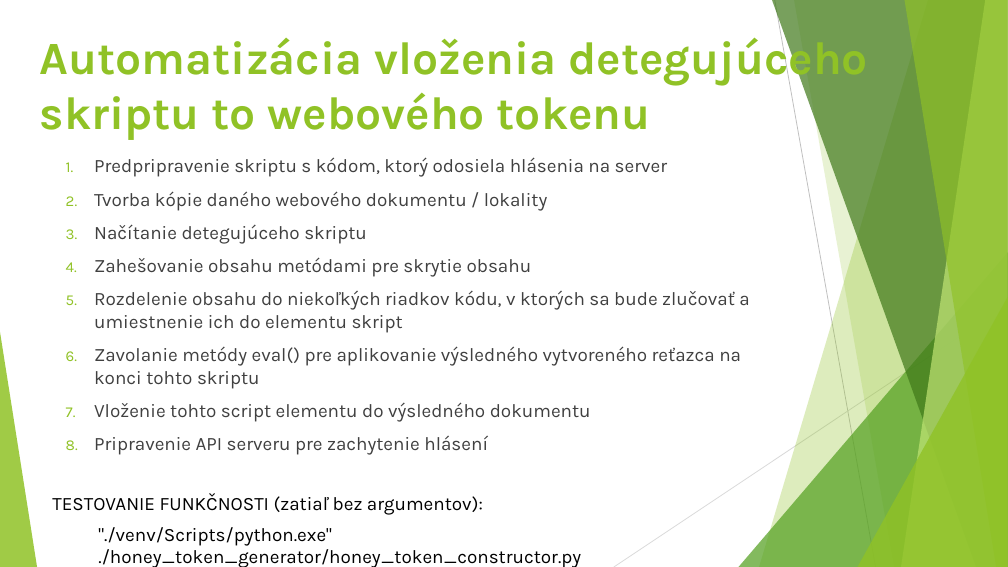
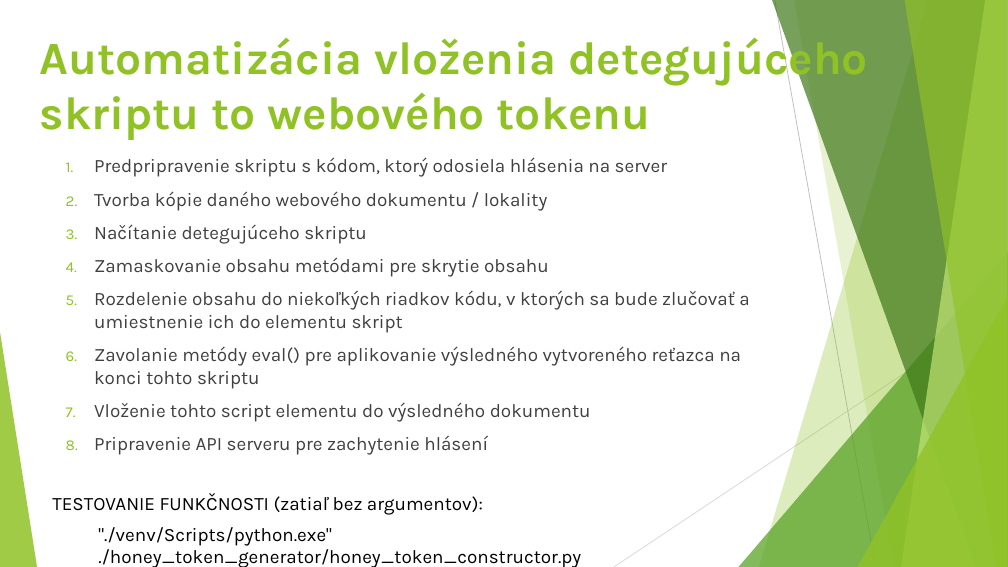
Before and after one commit to jperdek/tokenCreator, a slide deck: slide 14 of presentations/Detekcia nepovoleneho prístupu kustomizáciou nízko interaktívnych honeypotov1.pptx. Drawn at 1008x567 pixels with LibreOffice and Linux fonts; fonts in the diff are those of the drawing. Boxes give left, top, right and bottom in pixels: in the first picture for what was removed or moved away, otherwise in the second. Text is boxed around its words. In the diff, an @@ line names an element or a change of style, - is before the commit and + after.

```diff
--- a/presentations/Detekcia nepovoleneho prístupu kustomizáciou nízko interaktívnych honeypotov1.pptx
+++ b/presentations/Detekcia nepovoleneho prístupu kustomizáciou nízko interaktívnych honeypotov1.pptx
@@ text at [94,257,549,277]: text changed @@
-4. Zahešovanie obsahu metódami pre skrytie obsahu
+4. Zamaskovanie obsahu metódami pre skrytie obsahu
```
Also in this commit, not shown: 1 other slide changed, 7 other files.
